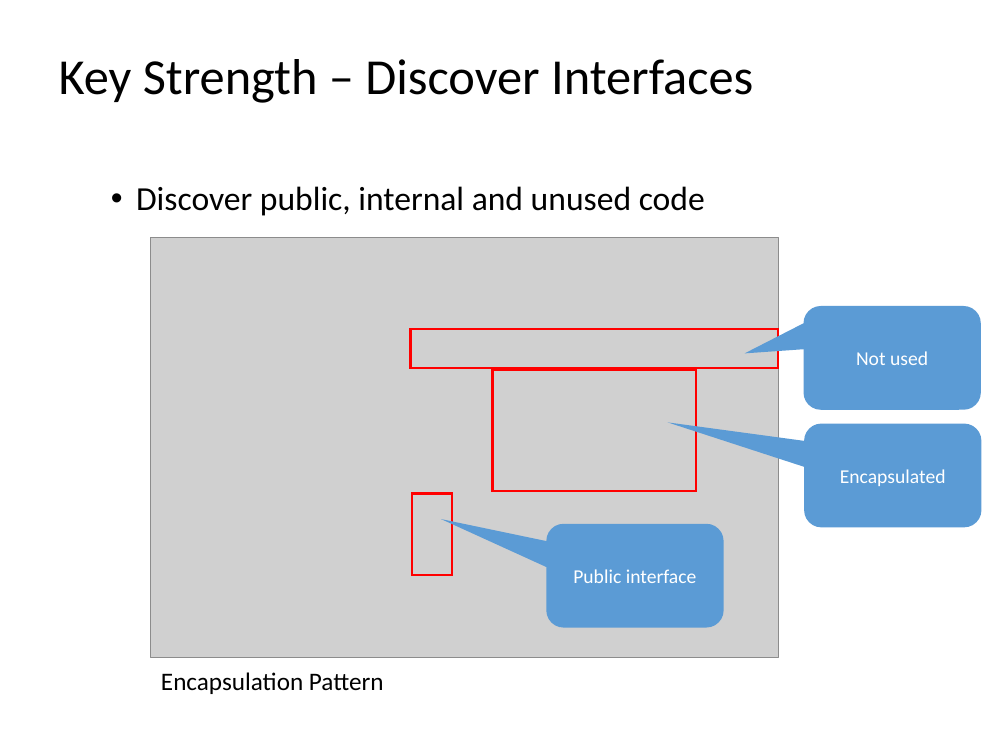
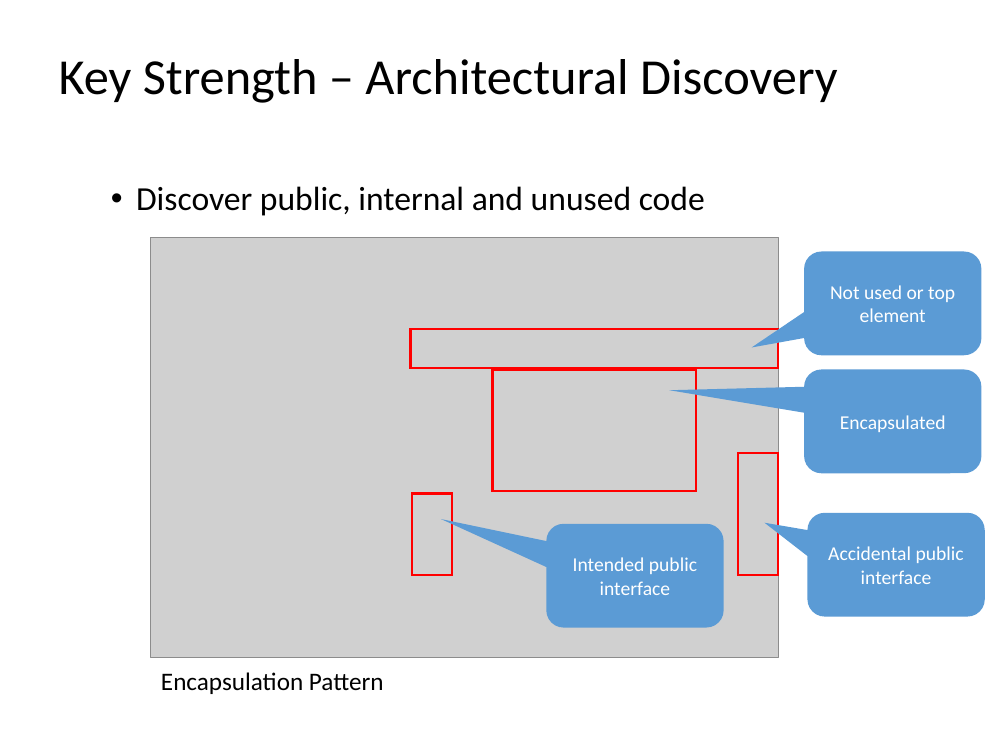
Before and after one commit to dsmsuite/dsmsuite.github.io, a slide deck: slide 24 of documents/DsmPresentation.pptx (slide 23 before the commit). Drawn at 1008x756 pixels with LibreOffice and Linux fonts; fonts in the diff are those of the drawing; grey boxes stand for pictures. Boxes give left, top, right and bottom in pixels: in the first picture for what was removed or moved away, otherwise in the second. Text is boxed around its words. In the diff, an @@ line names an element or a change of style, - is before the commit and + after.

```diff
--- a/documents/DsmPresentation.pptx
+++ b/documents/DsmPresentation.pptx
@@ text at bbox=[59, 59, 837, 103]: text changed @@
-Key Strength – Discover Interfaces
+Key Strength – Architectural Discovery
@@ rounded speech box "Not used or top element": place and size @@
-rounded speech box "Not used or top element" at bbox=[803, 306, 981, 410]
+rounded speech box "Not used or top element" at bbox=[804, 252, 982, 356]
@@ rounded speech box "Not used or top element" at bbox=[804, 252, 982, 356]: proportions changed @@
@@ text in rounded speech box at bbox=[830, 285, 955, 322]: text changed @@
-Not used
+Not used or top element
@@ rounded speech box "Encapsulated": place and size @@
-rounded speech box "Encapsulated" at bbox=[804, 423, 982, 527]
+rounded speech box "Encapsulated" at bbox=[804, 370, 982, 474]
@@ rounded speech box "Encapsulated" at bbox=[804, 370, 982, 474]: proportions changed @@
@@ rectangle added at bbox=[738, 453, 778, 575], outline #FF0000 1.5 pt @@
@@ rounded speech box added at bbox=[807, 513, 985, 617], fill #5B9BD5, 14 pt, text #FFFFFF @@
+Accidental public interface
@@ text in rounded speech box at bbox=[573, 557, 697, 595]: text changed @@
-Public interface
+Intended public interface
```
Also in this commit, not shown: 24 other slides changed, 20 slides added, 4 slides removed.
